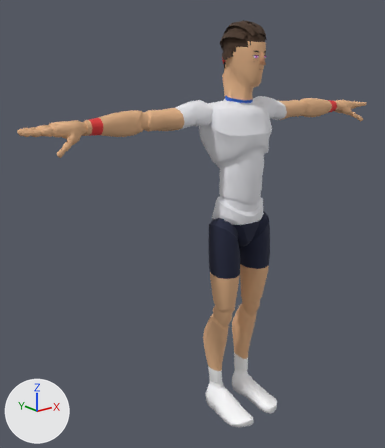
One commit to the glTF model sweetspot/models/players/p13.glb: the scene before it, then after it.
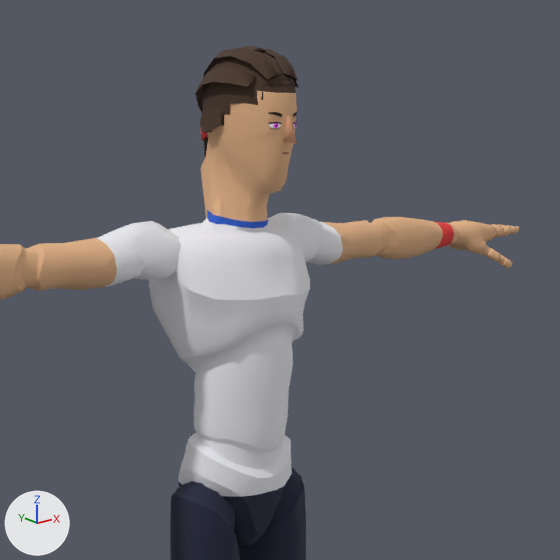
There are two pictures of each version: one whole from a 50 mm camera at (-1.631, -1.701, 1.677) aimed at (-0.174, 0.121, 0.949), one close up on the part from 34% to 100% of the width and 0% to 57% of the height. The lights are fixed; the arrows at lower left show +X, +Y and +Z. The older version's two pictures come first. Vertices at exactly the same position are counted once.

Names of what the first close-up shows: 'Body', 'Face', 'Hair', 'Nose'.
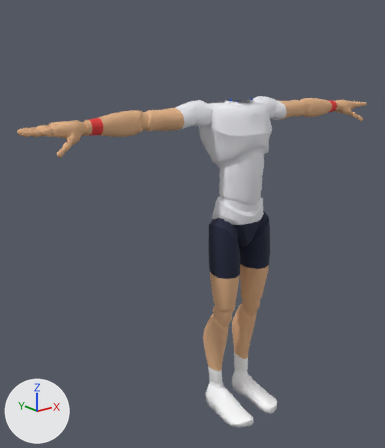
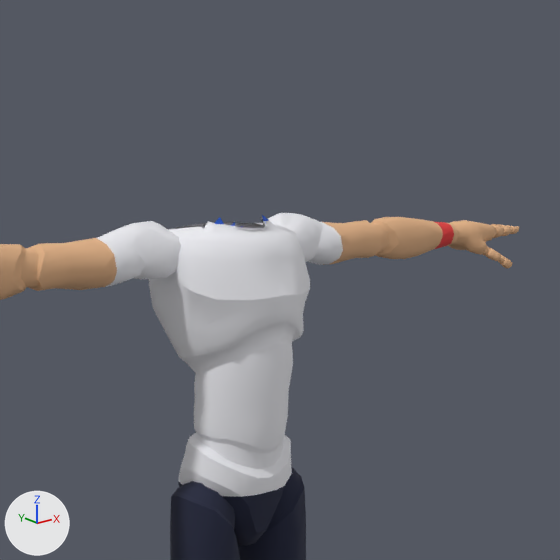
The change, as a list of edits to the scene's bpy script:
```text
Change me_mannequin:
    used by ob_body; location = (0.0, 0.0, 0.0)
    remove me_mannequin.from_pydata(...)  # 7378 vertices, 14511 faces; spans x -0.97..0.97, y -0.21..0.14, z 0.0..1.81
    add me_mannequin.from_pydata(...)  # 7088 vertices, 13890 faces; spans x -0.97..0.97, y -0.21..0.14, z 0.0..1.51
    me_mannequin part 1: 3 vertices moved within x -0.01..0.01, y -0.04, z 1.49; 290 vertices removed from x -0.07..0.07, y -0.11..0.09, z 1.49..1.81
Remove ob_face:
    ob_face = bpy.data.objects.new('Face', me_face)
    ob_face.location = (0.0, 0.0, 0.0)
Remove ob_hair:
    ob_hair = bpy.data.objects.new('Hair', me_hair)
    ob_hair.location = (0.0, 0.0, 0.0)
Remove ob_nose:
    ob_nose = bpy.data.objects.new('Nose', me_nose)
    ob_nose.location = (0.0, 0.0, 0.0)
```

Where the change shows, as pixel boxes (x1, y1, x2, y2) in the close-ups (560 x 560 px):
'Body', reshaped: before (0, 57, 519, 560); after (0, 213, 519, 560)
'Hair', deleted (brown): before (195, 45, 299, 156)
'Nose', deleted: before (283, 116, 297, 144)
'Face', deleted: before (268, 112, 297, 154)
part 1 of me_mannequin, cut back: before (172, 57, 297, 231); after (250, 228, 263, 231)
